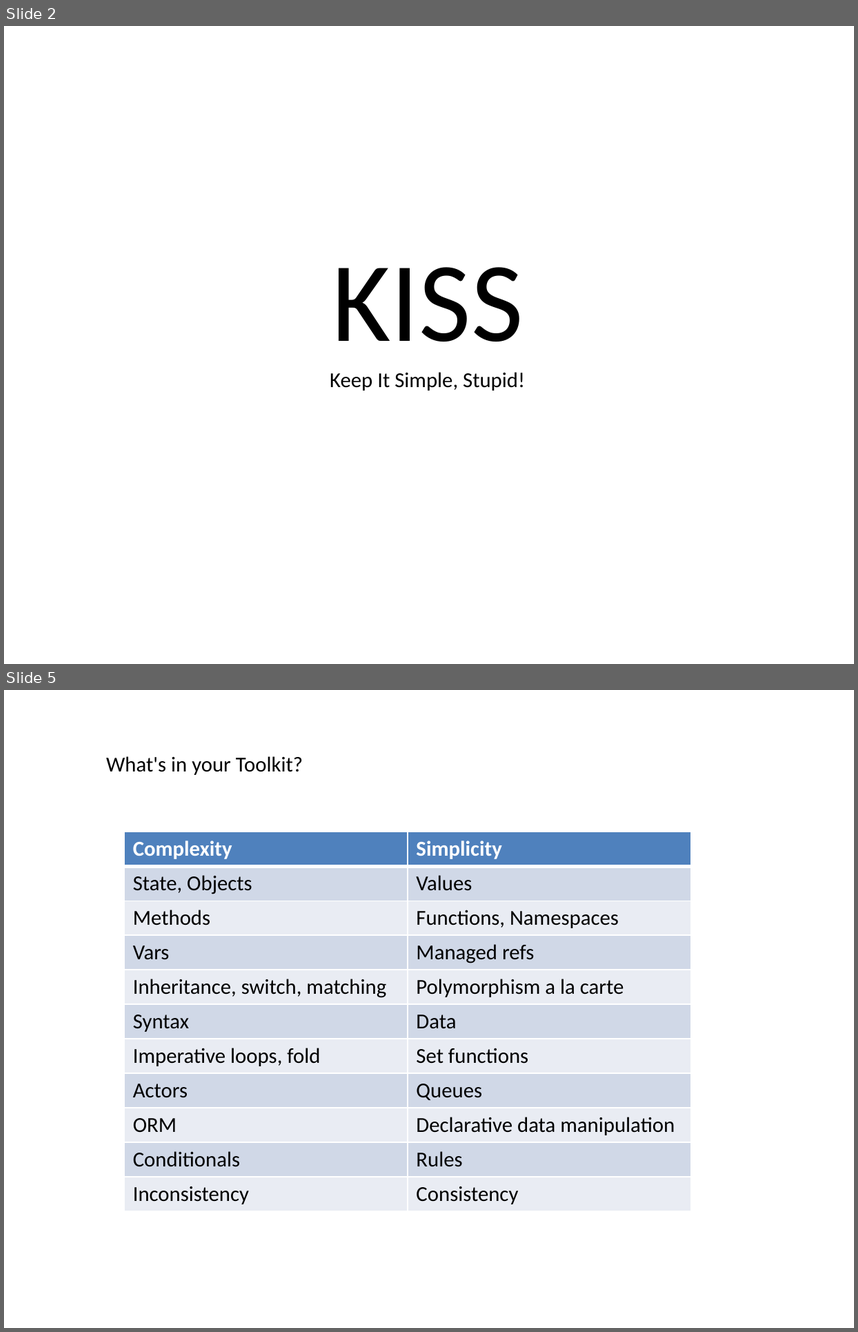
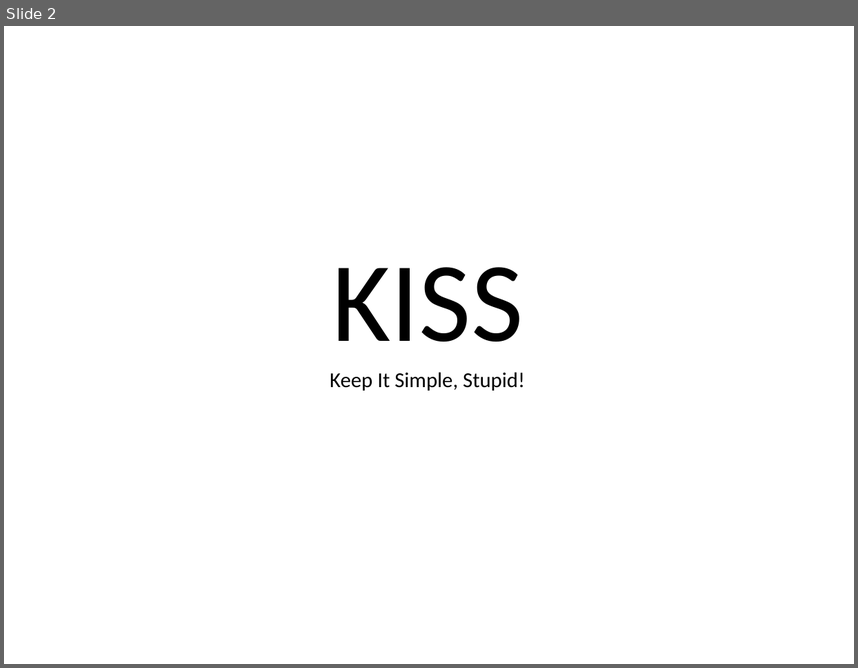
Before and after one commit to hotjk/translation, a slide deck: abstract.pptx. Shown one above the other, each under a label of ours: slides 2 and 5 before the commit, slide 2 after it; the slides between them are not shown. The pictures are 858x1332 and 858x668 pixels, drawn with LibreOffice and Linux fonts; fonts in the diff are those of the drawing. Boxes give left, top, right and bottom in pixels: in the first picture for what was removed or moved away, otherwise in the second. Text is boxed around its words. In the diff, an @@ line names an element or a change of style, - is before the commit and + after.

```diff
--- a/abstract.pptx
+++ b/abstract.pptx
@@ slide 5 removed at <box>4,690,854,1328</box>, background #FFFFFF @@
@@ text removed at <box>106,756,303,775</box> @@
-What's in your Toolkit?
@@ table removed at <box>125,832,691,1211</box>, 11 rows, 2 columns @@
-Complexity | Simplicity
-State, Objects | Values
-Methods | Functions, Namespaces
-Vars | Managed refs
-Inheritance, switch, matching | Polymorphism a la carte
-Syntax | Data
-Imperative loops, fold | Set functions
-Actors | Queues
-ORM | Declarative data manipulation
-Conditionals | Rules
-Inconsistency | Consistency
```
Also in this commit, not shown: 2 slides changed, 8 slides added.
